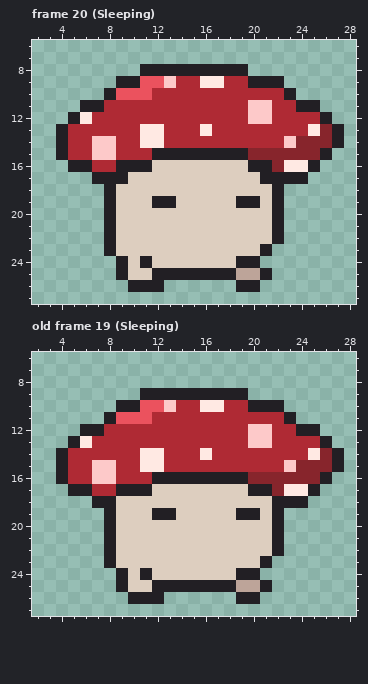
Pixel-art file -- assets/textures/mushroom/player/mushroom.aseprite. Above is the file before it was changed.
32x32 pixels, 23 frames. Shown: frame 20 (Sleeping): x 2..28, y 6..27; old frame 19 (Sleeping): x 2..28, y 6..27. The commit also changed other frames, which this record leaves out.
New version:
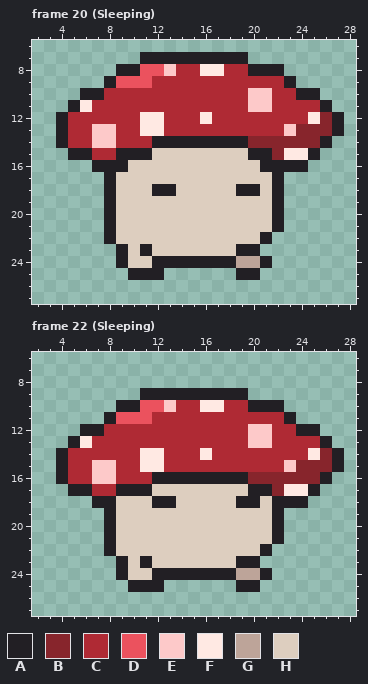
Palette (. is transparent): A #221f24  B #87252c  C #af2a34  D #eb525e  E #fdc9c9  F #ffe9e3  G #bda499  H #ddcebf
A new or re-ordered frame is compared with the old frame closest to it.
Change:
frames re-ordered
Frame 20 (Sleeping):
y 7: x 11..19 ......... -> AAAAAAAAA
y 8: x 9..22 ..AAAAAAAAA... -> AADDECCFFCCAAA
y 9: x 8..10 .AA -> ADD; x 12..13 DE -> CC; x 16..17 FF -> CC; x 20..23 AAA. -> CCCA
y 10: x 6..11 ..ADDD -> AACCCC; x 20..21 CC -> EE; x 23..25 A.. -> CAA
y 11: x 5..7 .AA -> AFC; x 24..26 AA. -> CCA
y 12: x 4..6 .AF -> ACC; x 11..12 CC -> FF; x 16 C -> F; x 20..21 EE -> CC; x 25..27 CA. -> FBA
y 13: x 7..8 CC -> EE; x 16 F -> C; x 23..25 CCF -> EBB
y 14: x 11..23 FFCCCCCCCCCCE -> CAAAAAAAABBBB; x 26..27 BA -> A.
y 15: x 4..21 ACCEECCCAAAAAAAABB -> .AACCAAAHHHHHHHHAA; x 23..26 BBBA -> FFA.
y 16: x 5..8 AACC -> ..AA; x 10..11 AA -> HH; x 20 A -> H; x 22..25 BFFA -> AAA.
y 17: x 7 A -> .; x 9 A -> H; x 21 A -> H; x 23..24 AA -> ..
y 18: x 12..13 HH -> AA; x 19..20 HH -> AA
y 19: x 12..13 AA -> HH; x 19..20 AA -> HH
y 22: x 21..22 HA -> A.
y 23: x 8..9 AH -> .A; x 11 H -> A; x 19..21 HHA -> AA.
y 24: x 11..21 AHHHHHHHAA. -> HAAAAAAAGGA
y 25: x 9..11 AHH -> .AA; x 13..21 AAAAAAGGA -> ......AA.
y 26: x 10..12 AAA -> ...; x 19..20 AA -> ..
Frame 22 (Sleeping) against old frame 19 (Sleeping), layers "Eyes", "Legs", "Body":
y 18: x 12..13 HH -> AA; x 19..20 HH -> AA
y 19: x 12..13 AA -> HH; x 19..20 AA -> HH
y 22: x 21..22 HA -> A.
y 23: x 8..9 AH -> .A; x 11 H -> A; x 19..21 HHA -> AA.
y 24: x 11..21 AHHHHHHHAA. -> HAAAAAAAGGA
y 25: x 9..11 AHH -> .AA; x 13..21 AAAAAAGGA -> ......AA.
y 26: x 10..12 AAA -> ...; x 19..20 AA -> ..
Boxes around the changes in both pictures, in picture pixels (x1, y1, x2, y2):
changed: (56, 52, 344, 292)
changed: (104, 496, 284, 604)
